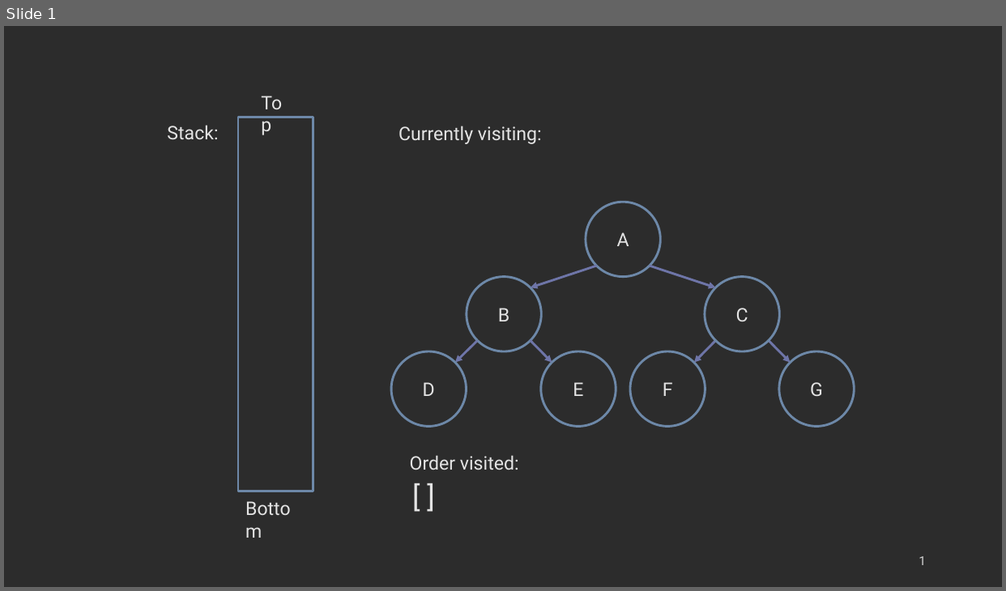
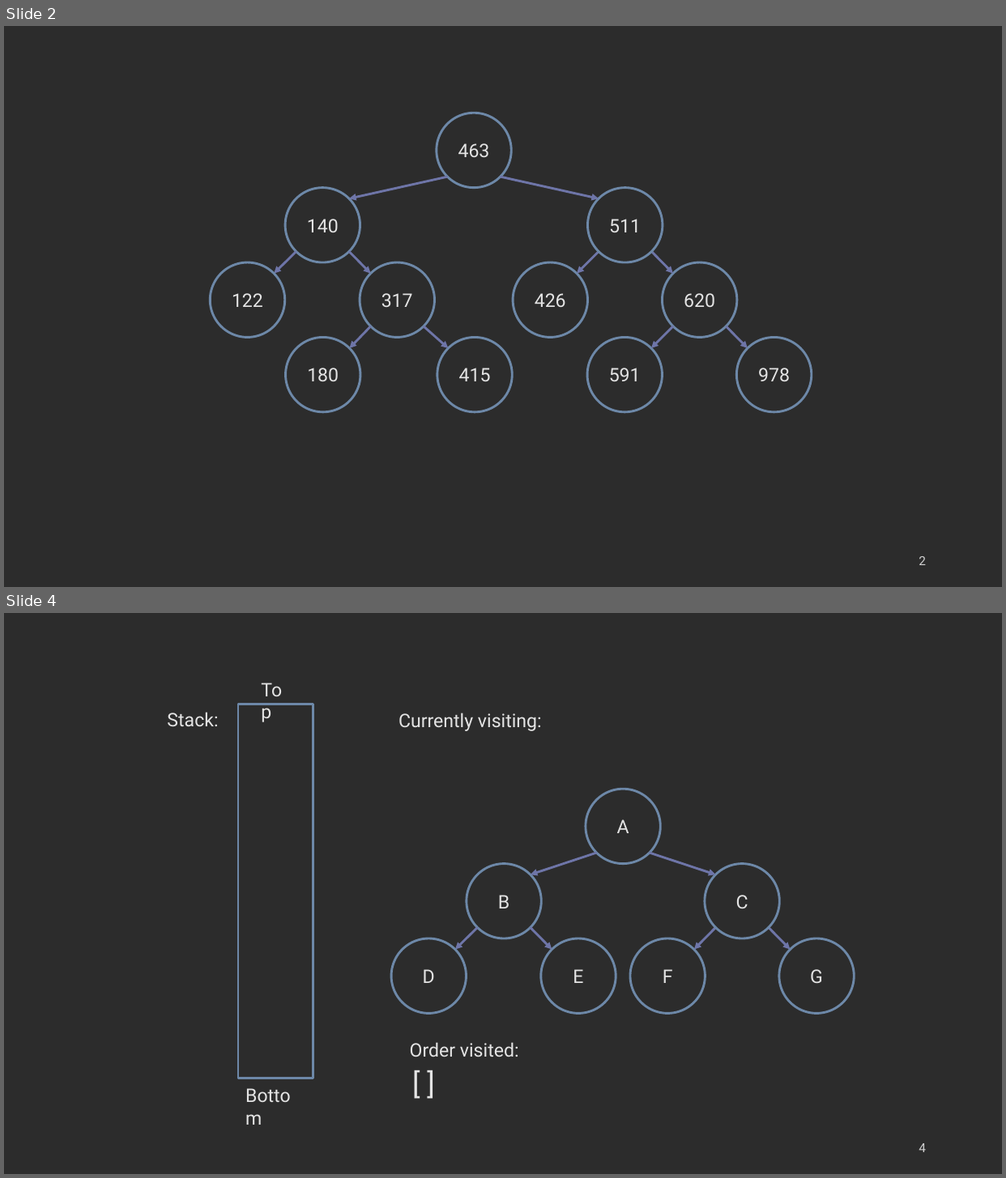
Before and after one commit to COP3530/edugator-content, a slide deck: trees/trees/images-ppt.pptx. Shown one above the other, each under a label of ours: slide 1 before the commit, slides 2 and 4 after it; the slides between them are not shown. The pictures are 1006x591 and 1006x1178 pixels, drawn with LibreOffice and Linux fonts; fonts in the diff are those of the drawing. Boxes give left, top, right and bottom in pixels: in the first picture for what was removed or moved away, otherwise in the second. Text is boxed around its words. In the diff, an @@ line names an element or a change of style, - is before the commit and + after.

```diff
--- a/trees/trees/images-ppt.pptx
+++ b/trees/trees/images-ppt.pptx
@@ slide 2 added at (x1=4, y1=26, x2=1002, y2=587), background #2C2C2C @@
@@ ellipse added at (x1=437, y1=113, x2=512, y2=188), outline #6D88A8 2.25 pt, 18 pt, text #E4E4E4 @@
+463
@@ ellipse added at (x1=286, y1=188, x2=360, y2=263), outline #6D88A8 2.25 pt, 18 pt, text #E4E4E4 @@
+140
@@ arrow added from (447, 177) to (349, 199), #6E75A8 2.25 pt @@
@@ arrow added from (501, 177) to (599, 199), #6E75A8 2.25 pt @@
@@ ellipse added at (x1=588, y1=188, x2=663, y2=263), outline #6D88A8 2.25 pt, 18 pt, text #E4E4E4 @@
+511
@@ ellipse added at (x1=210, y1=263, x2=285, y2=337), outline #6D88A8 2.25 pt, 18 pt, text #E4E4E4 @@
+122
@@ arrow added from (296, 251) to (275, 274), #6E75A8 2.25 pt @@
@@ arrow added from (349, 251) to (371, 274), #6E75A8 2.25 pt @@
@@ ellipse added at (x1=360, y1=263, x2=434, y2=337), outline #6D88A8 2.25 pt, 18 pt, text #E4E4E4 @@
+317
@@ ellipse added at (x1=513, y1=263, x2=588, y2=337), outline #6D88A8 2.25 pt, 18 pt, text #E4E4E4 @@
+426
@@ arrow added from (599, 251) to (577, 274), #6E75A8 2.25 pt @@
@@ arrow added from (651, 251) to (673, 274), #6E75A8 2.25 pt @@
@@ ellipse added at (x1=662, y1=263, x2=737, y2=337), outline #6D88A8 2.25 pt, 18 pt, text #E4E4E4 @@
+620
@@ ellipse added at (x1=286, y1=337, x2=360, y2=412), outline #6D88A8 2.25 pt, 18 pt, text #E4E4E4 @@
+180
@@ arrow added from (371, 327) to (350, 348), #6E75A8 2.25 pt @@
@@ arrow added from (424, 327) to (449, 348), #6E75A8 2.25 pt @@
@@ ellipse added at (x1=437, y1=337, x2=513, y2=412), outline #6D88A8 2.25 pt, 18 pt, text #E4E4E4 @@
+415
@@ ellipse added at (x1=587, y1=337, x2=662, y2=412), outline #6D88A8 2.25 pt, 18 pt, text #E4E4E4 @@
+591
@@ arrow added from (673, 327) to (651, 348), #6E75A8 2.25 pt @@
@@ arrow added from (727, 327) to (748, 348), #6E75A8 2.25 pt @@
@@ ellipse added at (x1=737, y1=337, x2=812, y2=412), outline #6D88A8 2.25 pt, 18 pt, text #E4E4E4 @@
+978
@@ page number added at (x1=918, y1=557, x2=926, y2=565), 12 pt, text #D1D1D1 @@
+2
@@ what was slide 1 is now slide 4 @@
@@ page number at (x1=918, y1=1144, x2=926, y2=1152): text changed @@
-1
+4
```
Also in this commit, not shown: 2 other slides added, 5 other files.
